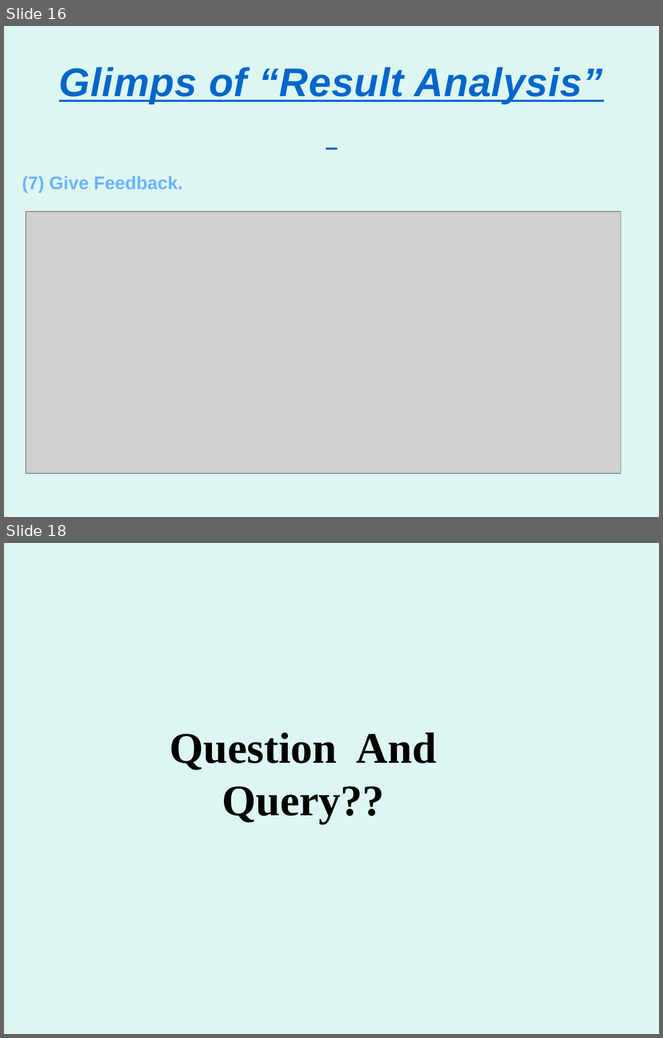
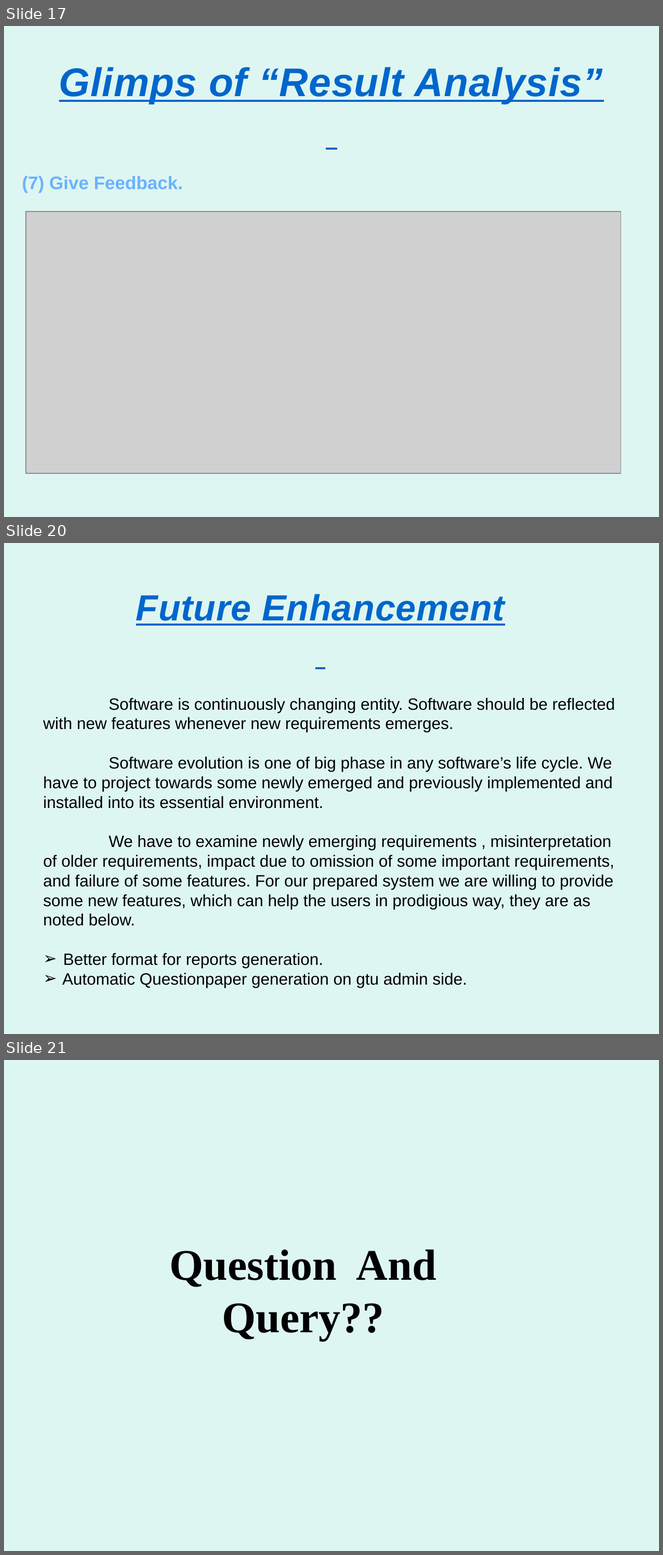
Before and after one commit to saurabhshukla123/Work, a slide deck: resultanalysis presentation/resultAnalysis.pptx. Shown one above the other, each under a label of ours: slides 16 and 18 before the commit, slides 17, 20 and 21 after it; the slides between them are not shown. The pictures are 663x1038 and 663x1555 pixels, drawn with LibreOffice and Linux fonts; fonts in the diff are those of the drawing; grey boxes stand for pictures; background and template pictures are left out. Boxes give left, top, right and bottom in pixels: in the first picture for what was removed or moved away, otherwise in the second. Text is boxed around its words. In the diff, an @@ line names an element or a change of style, - is before the commit and + after.

```diff
--- a/resultanalysis presentation/resultAnalysis.pptx
+++ b/resultanalysis presentation/resultAnalysis.pptx
@@ slide 20 added at [4,543,659,1034], background picture (left out) @@
@@ text added at [136,594,505,626], 40 pt, text #0066CC, bold, italic, underline @@
+Future Enhancement
@@ text added at [43,698,616,988], 18 pt, text #000000 @@
+Software is continuously changing entity. Software should be reflected with new features whenever new requirements emerges.
+Software evolution is one of big phase in any software’s life cycle. We have to project towards some newly emerged and previously implemented and installed into its essential environment.
+We have to examine newly emerging requirements , misinterpretation of older requirements, impact due to omission of some important requirements, and failure of some features. For our prepared system we are willing to provide some new features, which can help the users in prodigious way, they are as noted below.
+➢ Better format for reports generation.
+➢ Automatic Questionpaper generation on gtu admin side.
@@ what was slide 16 is now slide 17 @@
@@ what was slide 18 is now slide 21 @@
```
Also in this commit, not shown: 4 slides changed, 3 other slides added, 1 slide removed.
